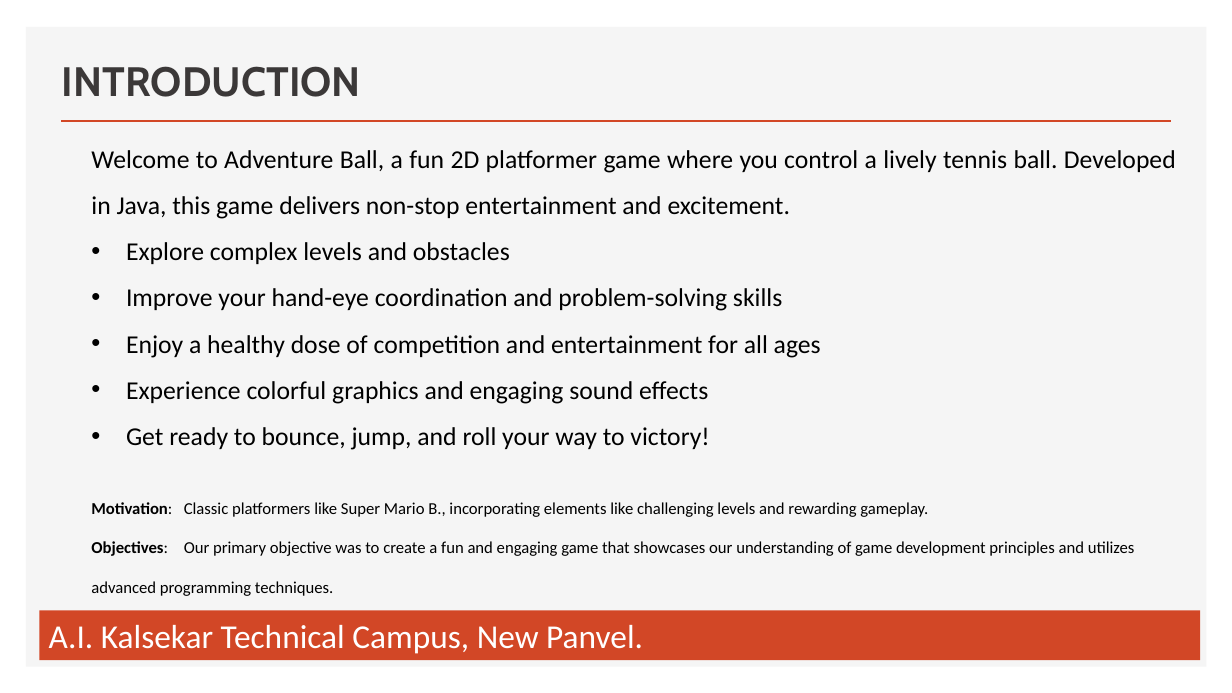
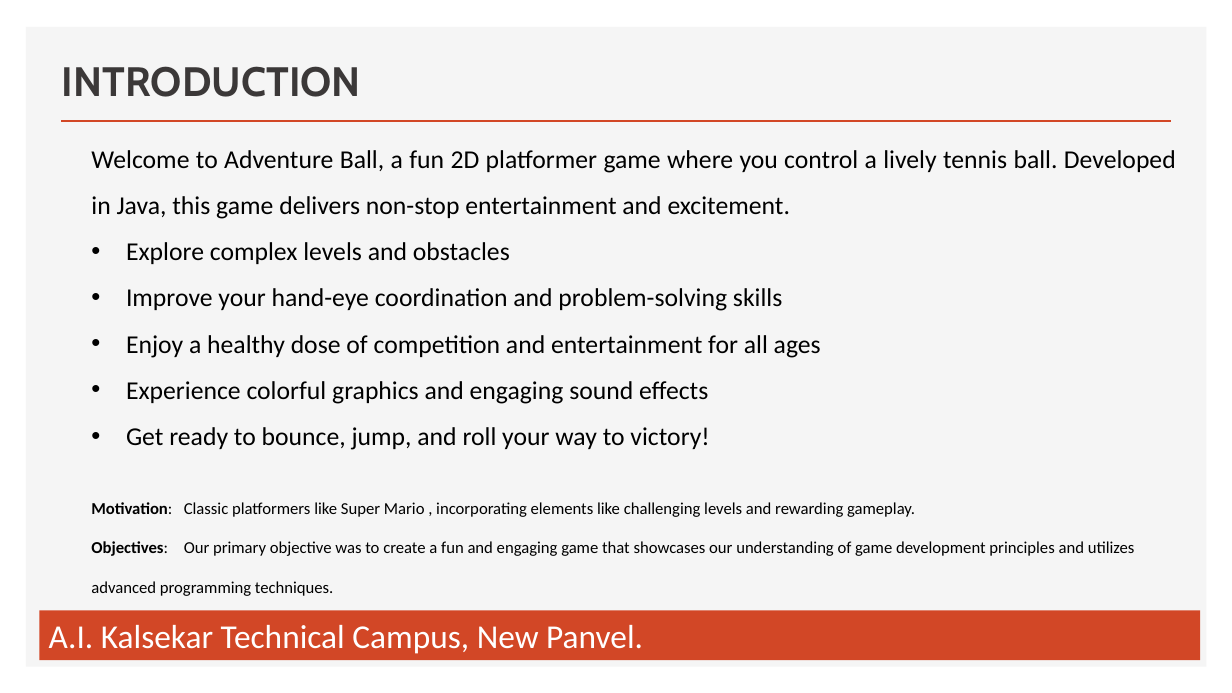
Before and after one commit to My-Project-Group-College/Adventure_Ball_Game, a slide deck: slide 3 of Presentation-2 Group 6 SE_MP_1A.pptx. Drawn at 1232x693 pixels with LibreOffice and Linux fonts; fonts in the diff are those of the drawing. Boxes give left, top, right and bottom in pixels: in the first picture for what was removed or moved away, otherwise in the second. Text is boxed around its words. In the diff, an @@ line names an element or a change of style, - is before the commit and + after.

```diff
--- a/Presentation-2 Group 6 SE_MP_1A.pptx
+++ b/Presentation-2 Group 6 SE_MP_1A.pptx
@@ text at <box>91,502,915,517</box>: text changed @@
-Motivation: Classic platformers like Super Mario B., incorporating elements like challenging levels and rewarding gameplay.
+Motivation: Classic platformers like Super Mario , incorporating elements like challenging levels and rewarding gameplay.
```
Also in this commit, not shown: 3 other slides changed, 1 slide added.
